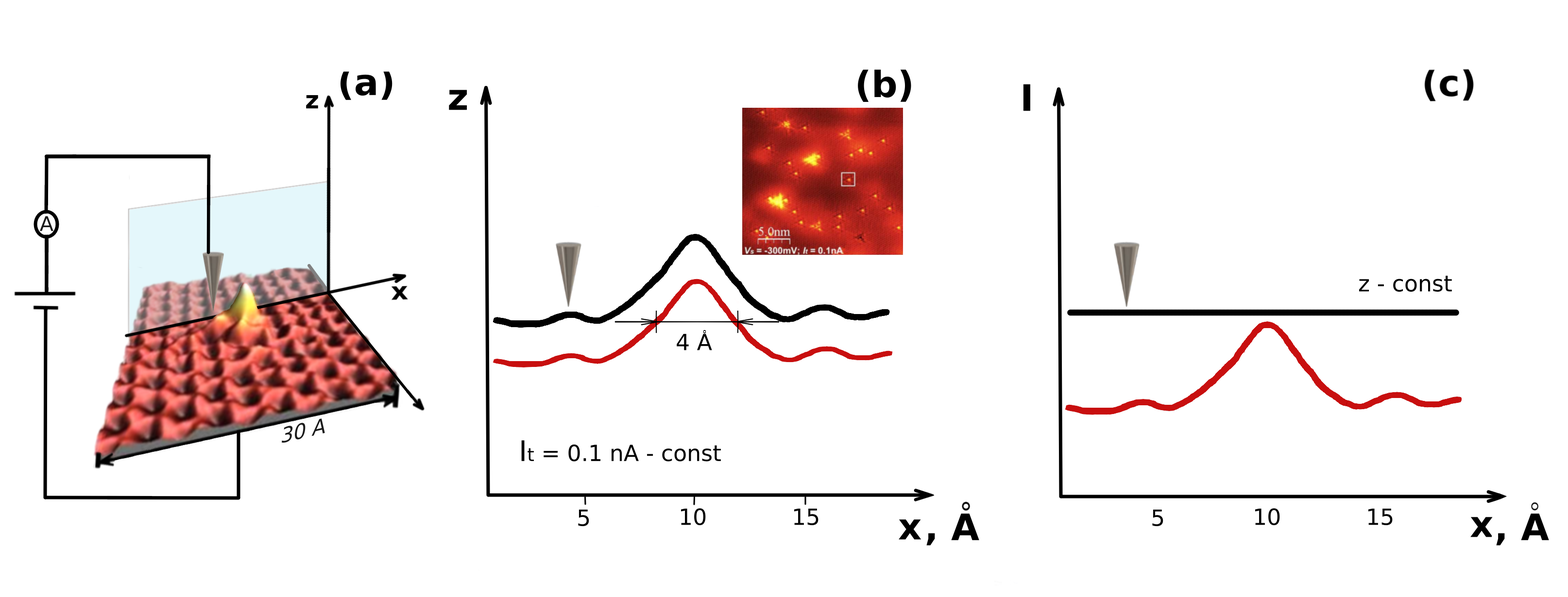
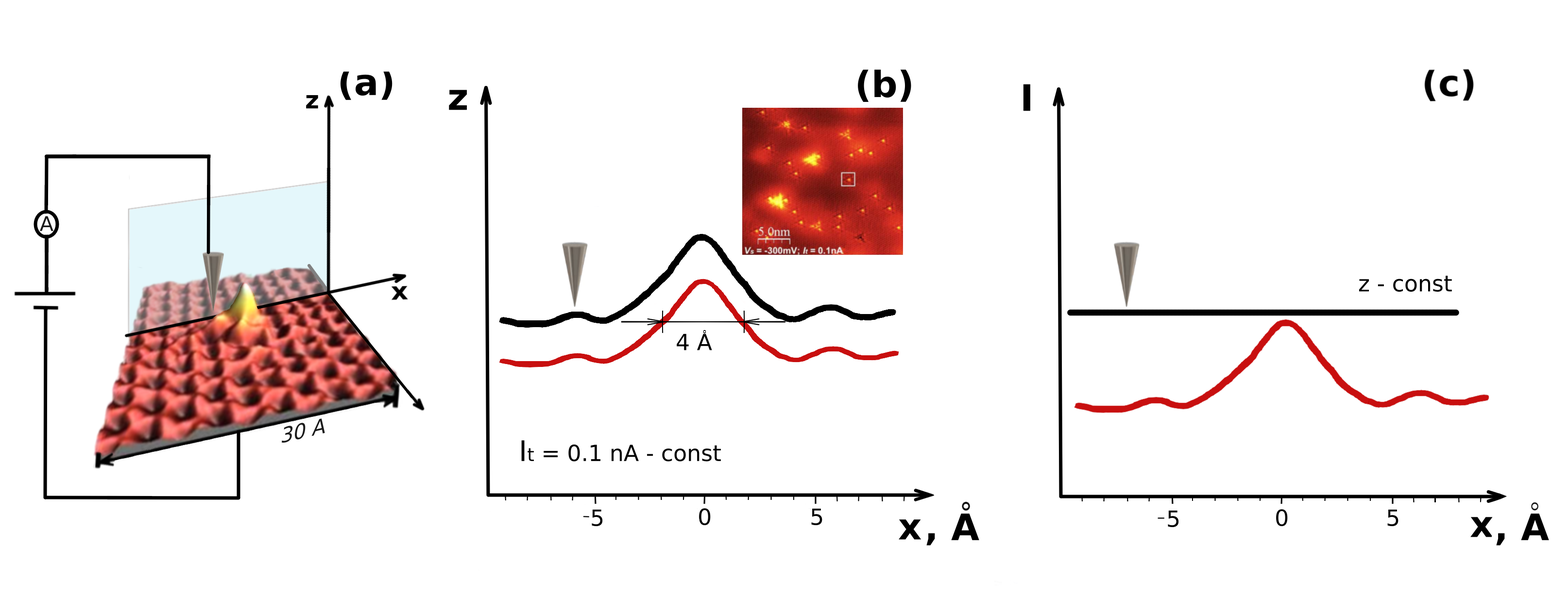
The second 1568 x 597 image is a revision of the first. Changes to its layers:
renamed "Vector Layer 4 Merged" to "ox fig c", painted on it over [1081, 498, 1482, 528]
renamed "Vector Layer 4 Merged" to "ox fig b Merged", painted on it over [489, 496, 905, 527]
painted on "Background" (2nd of 5) over [489, 233, 905, 527]
painted on "Background" (3rd of 5) over [715, 240, 744, 279]
painted on "Background" (4th of 5) over [1065, 319, 1490, 416]
painted on "Background" (5th of 5) over [492, 233, 899, 368]
painted on "oz" over [493, 233, 1313, 341]
painted on "base de fugure Merged" (2nd of 4) over [528, 241, 622, 328]
painted on "base de fugure Merged" (3rd of 4) over [489, 233, 1490, 528]
painted on "Paint Layer 1" over [489, 233, 1490, 528]
